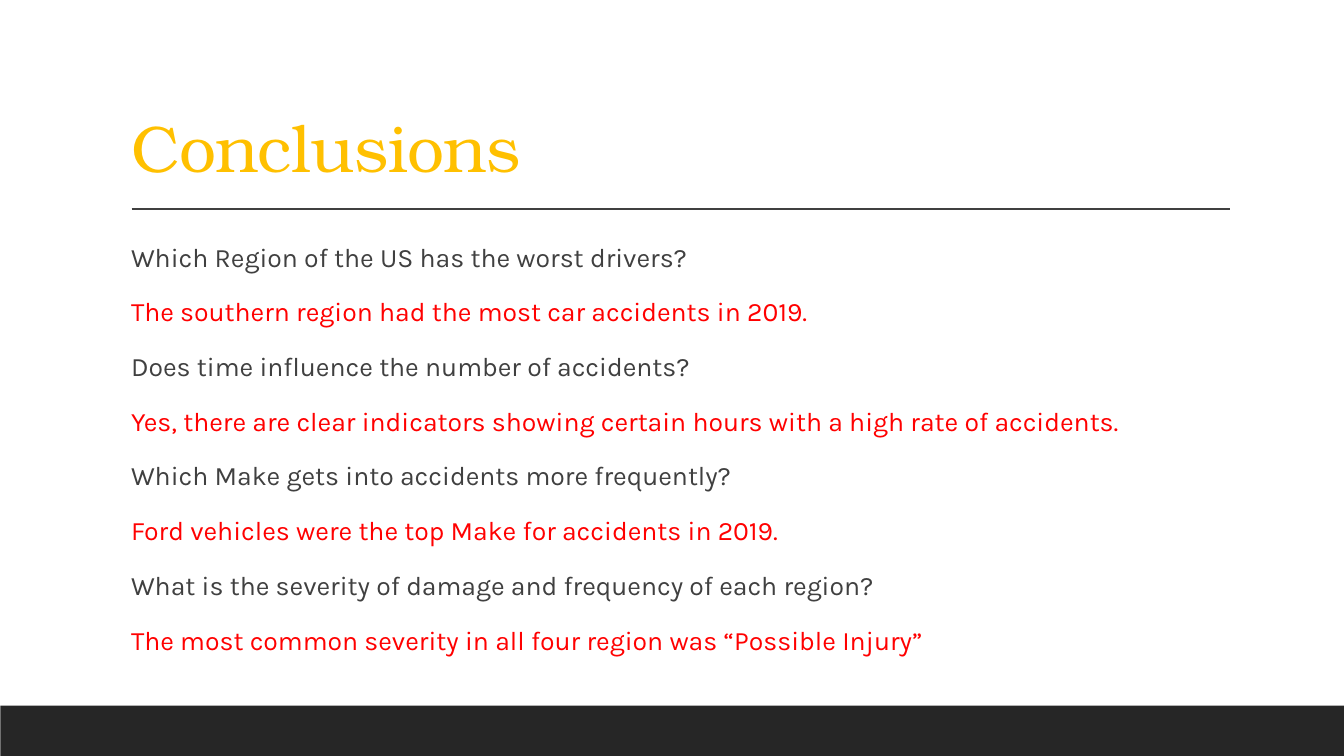
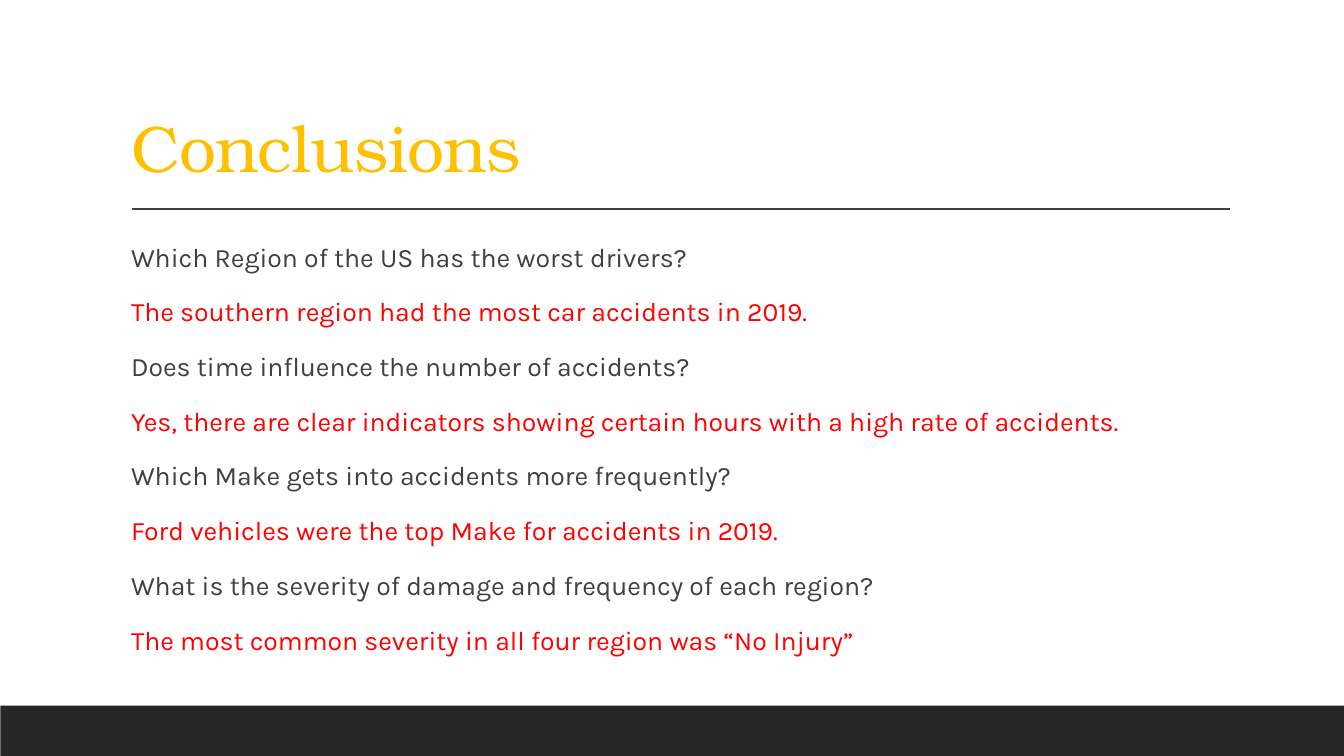
Before and after one commit to jonyang6483/Project-3-Traffic-Accidents, a slide deck: slide 9 of Proj 3 PP.pptx. Drawn at 1344x756 pixels with LibreOffice and Linux fonts; fonts in the diff are those of the drawing. Boxes give left, top, right and bottom in pixels: in the first picture for what was removed or moved away, otherwise in the second. Text is boxed around its words. In the diff, an @@ line names an element or a change of style, - is before the commit and + after.

```diff
--- a/Proj 3 PP.pptx
+++ b/Proj 3 PP.pptx
@@ text at bbox=[131, 631, 853, 657]: text changed @@
-  The most common severity in all four region was “Possible Injury”
+  The most common severity in all four region was “No Injury”
```
Also in this commit, not shown: 3 other slides changed, 5 other files.
